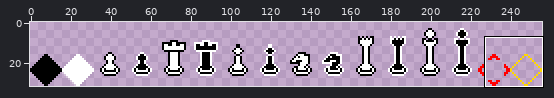
One commit to this sprite sheet: Sprites.png. Above, an overview of the earlier version with the close-up marked.
Close-up. The starting point:
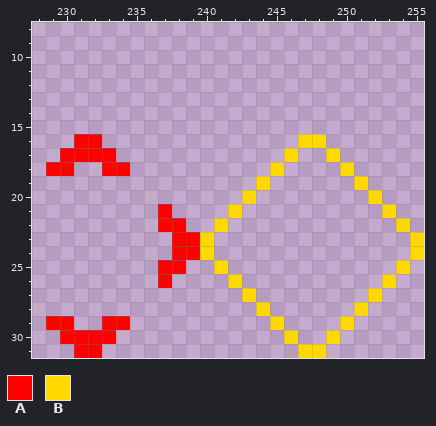
The file is 256x32 pixels. Pixels under 10% opacity are left out. Colours within 5 levels of each other are drawn and written as one. Shown: x 228..255, y 8..31.
Palette (. is transparent): A #ff0000  B #ffd800
Pixels before, first column x 229:
16 ..AA..............BB.......
17 .AAAA............B..B......
18 AA..AA..........B....B.....
19 ...............B......B....
20 ..............B........B...
21 ........A....B..........B..
22 ........AA..B............B.
23 .........AAB..............B
24 .........AAB..............B
25 ........AA..B............B.
26 ........A....B..........B..
27 ..............B........B...
28 ...............B......B....
29 AA..AA..........B....B.....
30 .AAAA............B..B......
31 ..AA..............BB.......
After:
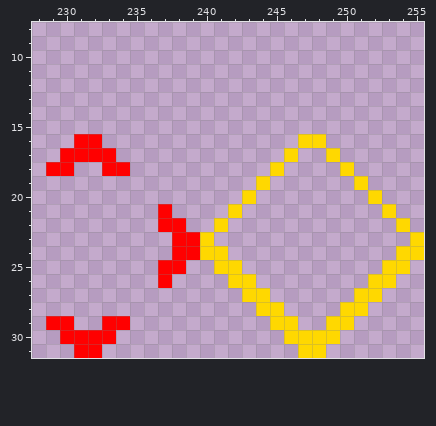
The author wrote: Graphic fix and draw methos update
What changed:
y 24: x 241 . -> B; x 254 . -> B
y 25: x 242 . -> B; x 253 . -> B
y 26: x 243 . -> B; x 252 . -> B
y 27: x 244 . -> B; x 251 . -> B
y 28: x 245 . -> B; x 250 . -> B
y 29: x 246 . -> B; x 249 . -> B
y 30: x 247..248 .. -> BB
Pixel boxes of the changes (left, top, right, bottom) in both close-ups:
added: (214, 246, 410, 344)
